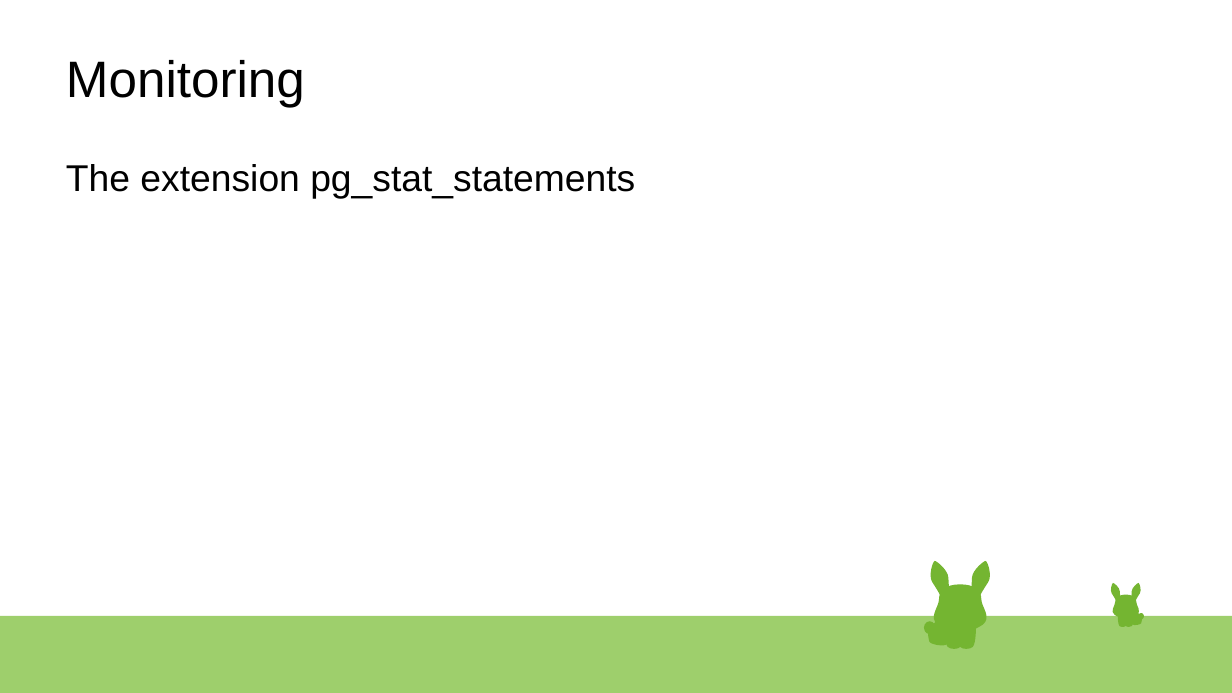
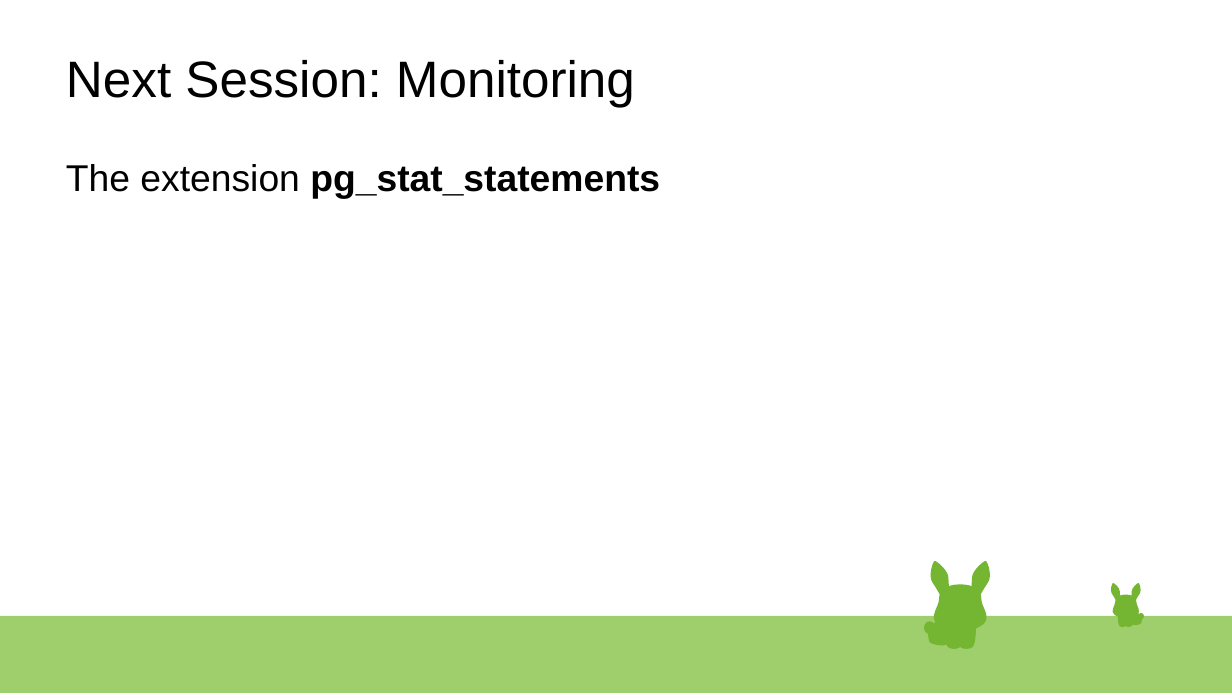
Before and after one commit to rsibanez89/postgres-indexing, a slide deck: slide 15 of Presentation.odp. Drawn at 1232x693 pixels with LibreOffice and Linux fonts; fonts in the diff are those of the drawing. Boxes give left, top, right and bottom in pixels: in the first picture for what was removed or moved away, otherwise in the second. Text is boxed around its words. In the diff, an @@ line names an element or a change of style, - is before the commit and + after.

```diff
--- a/Presentation.odp
+++ b/Presentation.odp
@@ title at (66, 60, 635, 107): text changed @@
-Monitoring
+Next Session: Monitoring
@@ text "The extension pg_stat_statements" at (66, 164, 660, 199): bold on in "pg_stat_statements" @@
```
Also in this commit, not shown: 3 other slides changed, 1 slide added, 1 slide removed, 1 other file.
